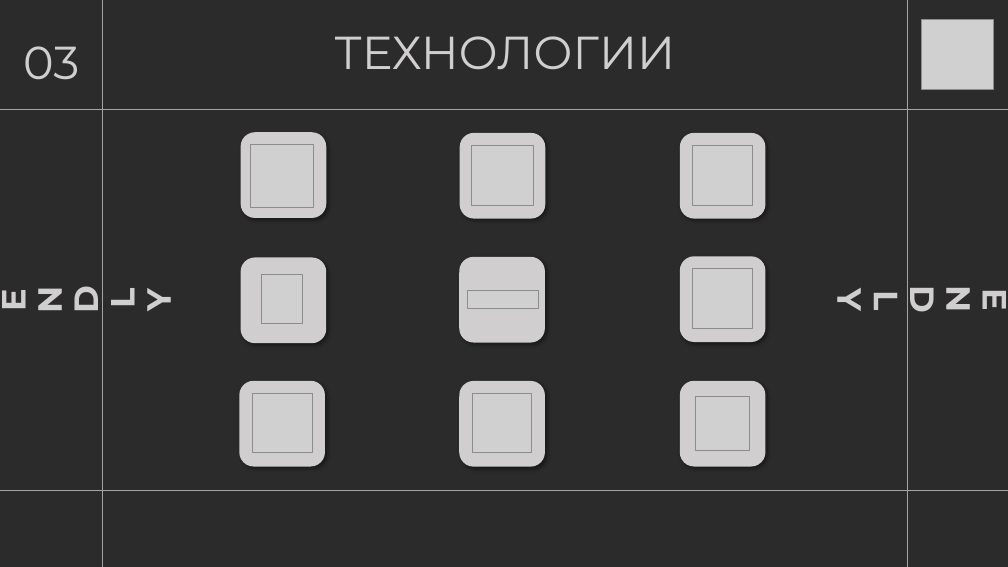
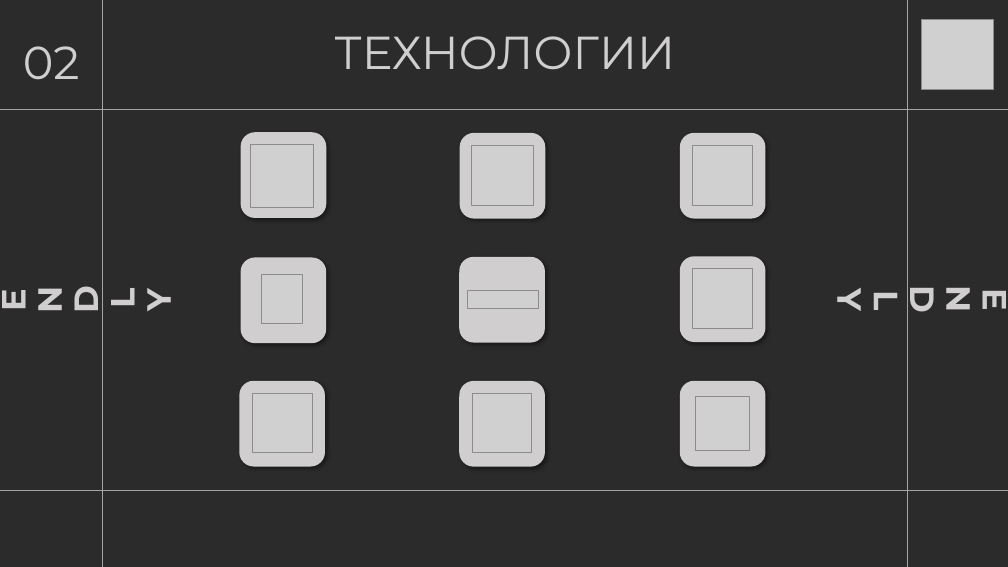
Before and after one commit to BRMilev22/spendly-mobile, a slide deck: slide 4 of docx/Spendly.pptx. Drawn at 1008x567 pixels with LibreOffice and Linux fonts; fonts in the diff are those of the drawing; grey boxes stand for pictures; background and template pictures are left out; a plain dark background stands for a picture behind light text. Boxes give left, top, right and bottom in pixels: in the first picture for what was removed or moved away, otherwise in the second. Text is boxed around its words. In the diff, an @@ line names an element or a change of style, - is before the commit and + after.

```diff
--- a/docx/Spendly.pptx
+++ b/docx/Spendly.pptx
@@ text at (23,46,80,80): text changed @@
-03
+02
```
Also in this commit, not shown: 1 other slide changed, 3 other files.
